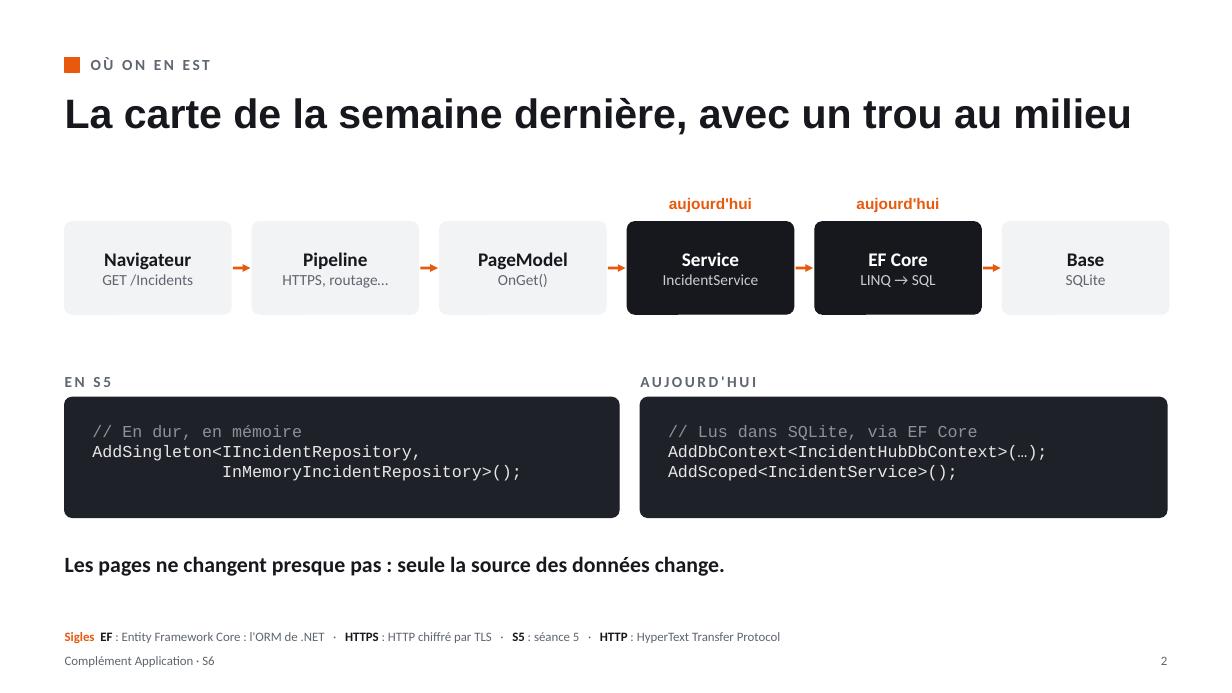
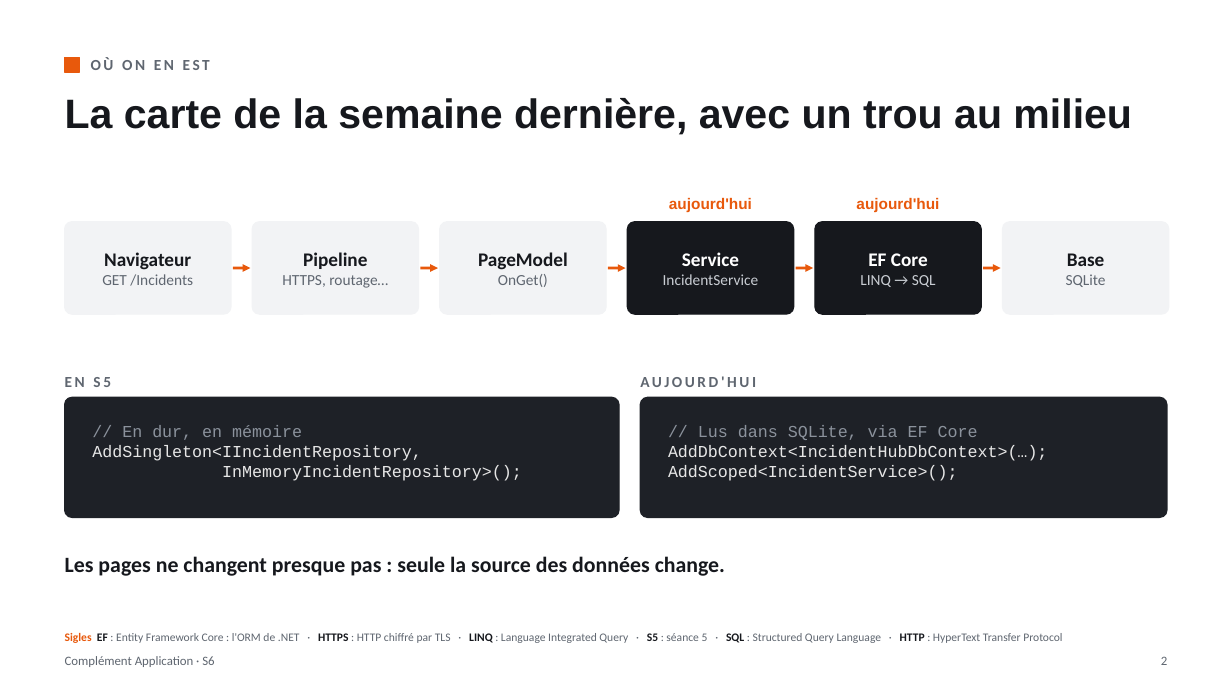
Before and after one commit to lle-condorcet/condorcet-2027, a slide deck: slide 2 of slides/LLE_CA_S06_EF_Core_en_couches.pptx. Drawn at 1232x693 pixels with LibreOffice and Linux fonts; fonts in the diff are those of the drawing. Boxes give left, top, right and bottom in pixels: in the first picture for what was removed or moved away, otherwise in the second. Text is boxed around its words. In the diff, an @@ line names an element or a change of style, - is before the commit and + after.

```diff
--- a/slides/LLE_CA_S06_EF_Core_en_couches.pptx
+++ b/slides/LLE_CA_S06_EF_Core_en_couches.pptx
@@ text at <box>65,633,1062,643</box>: text changed; size 10 to 9 pt @@
-Sigles EF : Entity Framework Core : l'ORM de .NET · HTTPS : HTTP chiffré par TLS · S5 : séance 5 · HTTP : HyperText Transfer Protocol
+Sigles EF : Entity Framework Core : l'ORM de .NET · HTTPS : HTTP chiffré par TLS · LINQ : Language Integrated Query · S5 : séance 5 · SQL : Structured Query Language · HTTP : HyperText Transfer Protocol
```
Also in this commit, not shown: 1 other slide changed, 1 other file.
